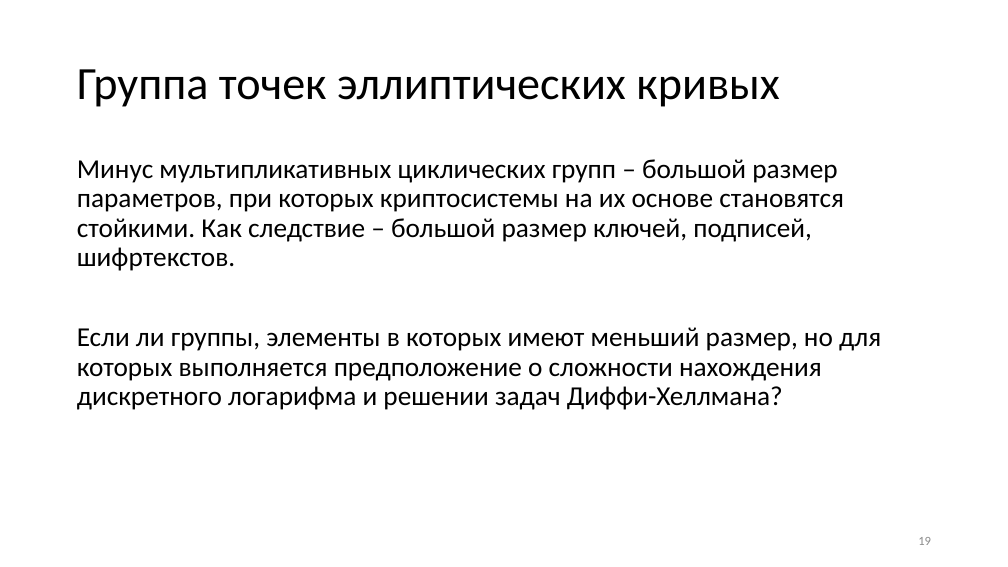
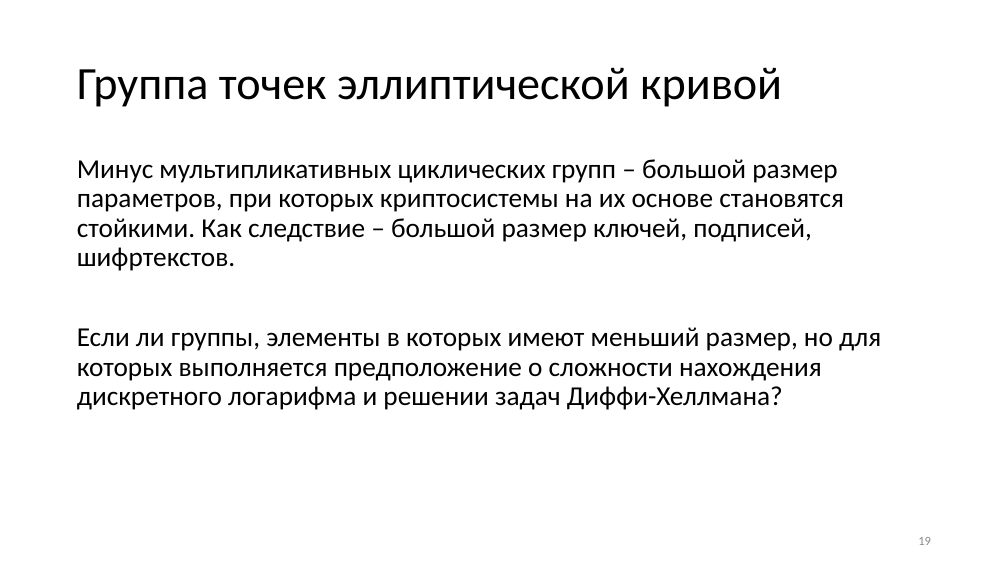
Before and after one commit to CryptoCourse/CryptoLectures, a slide deck: slide 19 of Lectures/PublicKeyLite.pptx. Drawn at 1008x567 pixels with LibreOffice and Linux fonts; fonts in the diff are those of the drawing. Boxes give left, top, right and bottom in pixels: in the first picture for what was removed or moved away, otherwise in the second. Text is boxed around its words. In the diff, an @@ line names an element or a change of style, - is before the commit and + after.

```diff
--- a/Lectures/PublicKeyLite.pptx
+++ b/Lectures/PublicKeyLite.pptx
@@ title at box(77, 67, 782, 107): text changed @@
-Группа точек эллиптических кривых
+Группа точек эллиптической кривой
```
Also in this commit, not shown: 2 other slides changed, 1 other file.
